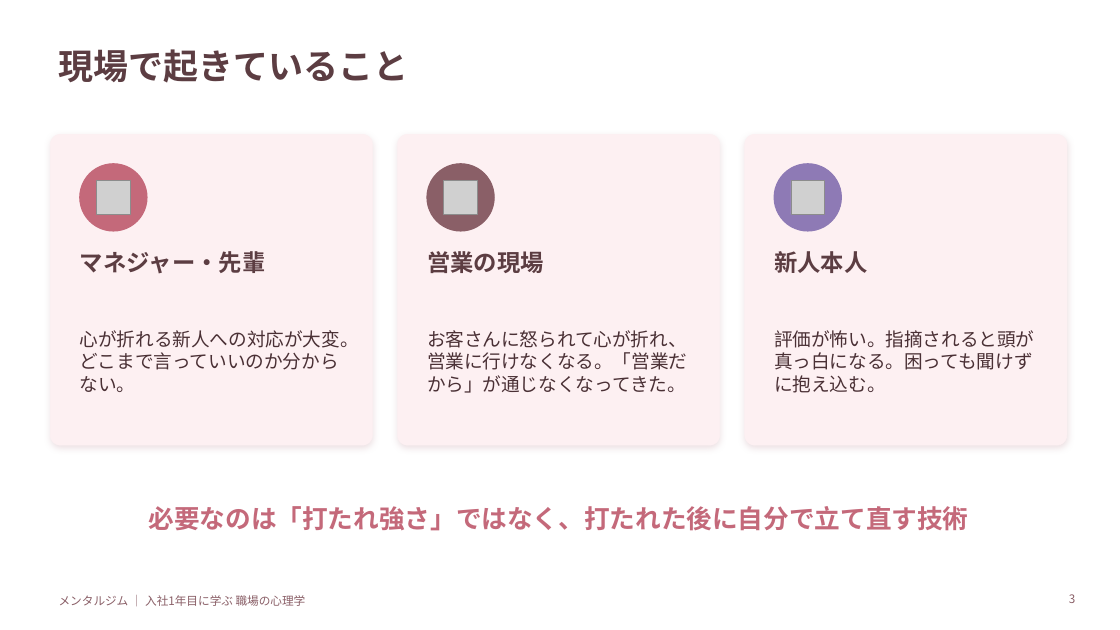
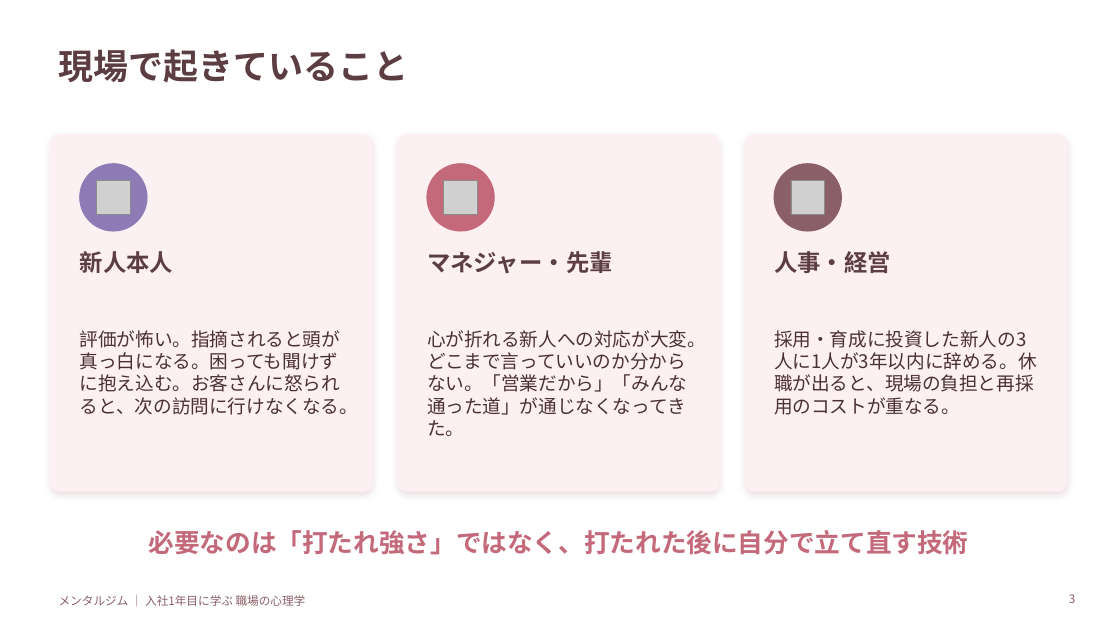
Before and after one commit to cocorest/mentalgym, a slide deck: slide 3 of programs/newcomer-first-year/slides/01_本研修_入社1年目に学ぶ職場の心理学.pptx. Drawn at 1120x630 pixels with LibreOffice and Linux fonts; fonts in the diff are those of the drawing; grey boxes stand for pictures. Boxes give left, top, right and bottom in pixels: in the first picture for what was removed or moved away, otherwise in the second. Text is boxed around its words. In the diff, an @@ line names an element or a change of style, - is before the commit and + after.

```diff
--- a/programs/newcomer-first-year/slides/01_本研修_入社1年目に学ぶ職場の心理学.pptx
+++ b/programs/newcomer-first-year/slides/01_本研修_入社1年目に学ぶ職場の心理学.pptx
@@ rounded rectangle: place and size @@
-rounded rectangle at (50, 134, 372, 445)
+rounded rectangle at (50, 134, 372, 492)
@@ rounded rectangle: place and size @@
-rounded rectangle at (397, 134, 719, 445)
+rounded rectangle at (397, 134, 719, 492)
@@ proportions changed in 3 elements at (50, 134, 372, 492), (397, 134, 719, 492), (745, 134, 1067, 492) @@
@@ rounded rectangle: place and size @@
-rounded rectangle at (745, 134, 1067, 445)
+rounded rectangle at (745, 134, 1067, 492)
@@ ellipse at (80, 164, 147, 231): fill #C4697A to #8E7AB5; outline #C4697A 1 pt to #8E7AB5 1 pt @@
@@ ellipse at (427, 164, 494, 231): fill #8A5F67 to #C4697A; outline #8A5F67 1 pt to #C4697A 1 pt @@
@@ ellipse at (775, 164, 842, 231): fill #8E7AB5 to #8A5F67; outline #8E7AB5 1 pt to #8A5F67 1 pt @@
@@ text at (80, 251, 173, 273): text changed @@
-マネジャー・先輩
+新人本人
@@ text at (427, 251, 613, 274): text changed @@
-営業の現場
+マネジャー・先輩
@@ text at (774, 251, 891, 273): text changed @@
-新人本人
+人事・経営
@@ text at (80, 330, 358, 415): text changed @@
-心が折れる新人への対応が大変。どこまで言っていいのか分からない。
+評価が怖い。指摘されると頭が真っ白になる。困っても聞けずに抱え込む。お客さんに怒られると、次の訪問に行けなくなる。
@@ text at (427, 330, 706, 436): text changed @@
-お客さんに怒られて心が折れ、営業に行けなくなる。「営業だから」が通じなくなってきた。
+心が折れる新人への対応が大変。どこまで言っていいのか分からない。「営業だから」「みんな通った道」が通じなくなってきた。
@@ text at (774, 330, 1037, 415): text changed @@
-評価が怖い。指摘されると頭が真っ白になる。困っても聞けずに抱え込む。
+採用・育成に投資した新人の3人に1人が3年以内に辞める。休職が出ると、現場の負担と再採用のコストが重なる。
@@ text "必要なのは「打たれ強さ」ではなく、打たれた後に自分で立て直す技術": place and size @@
-text "必要なのは「打たれ強さ」ではなく、打たれた後に自分で立て直す技術" at (149, 506, 969, 531)
+text "必要なのは「打たれ強さ」ではなく、打たれた後に自分で立て直す技術" at (149, 530, 969, 555)
```
Also in this commit, not shown: 1 other file.
